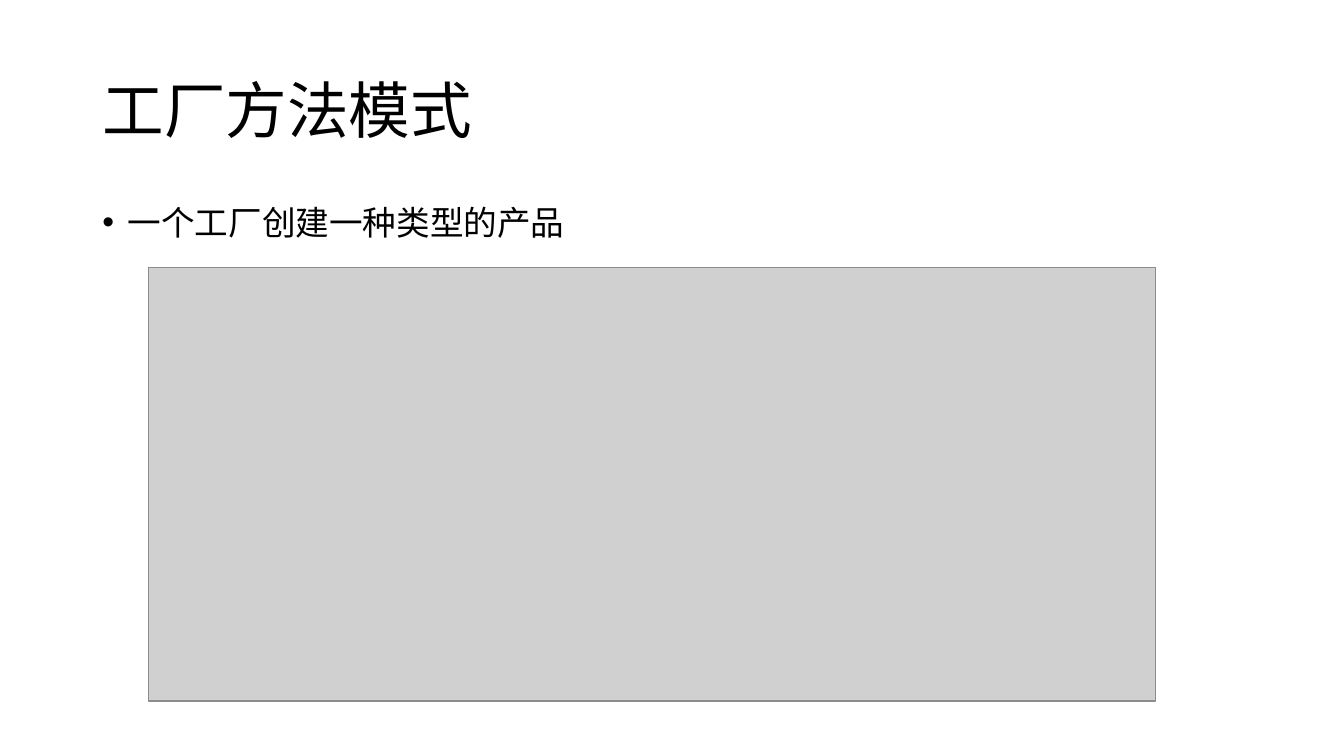
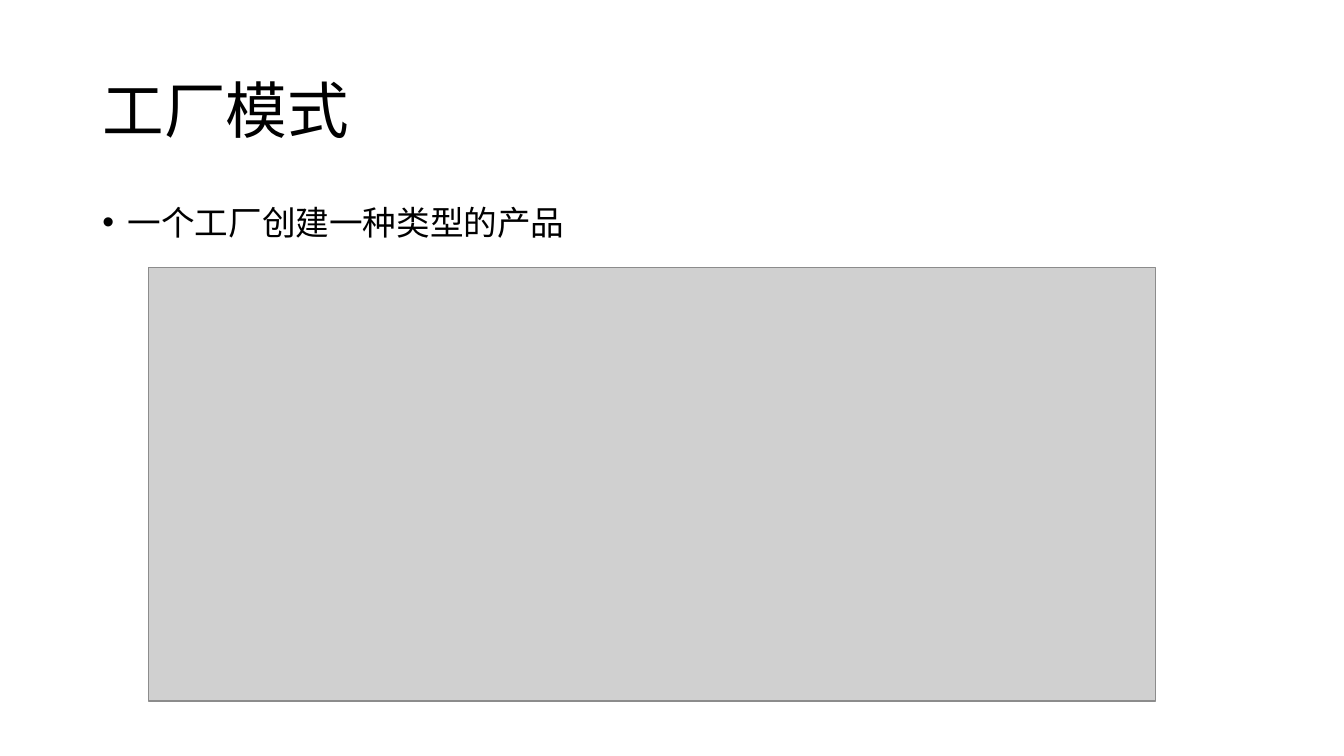
Before and after one commit to liangshanhero/sa, a slide deck: slide 3 of sa/文档/2018 软件体系结构（5）：工厂模式.pptx. Drawn at 1344x756 pixels with LibreOffice and Linux fonts; fonts in the diff are those of the drawing; grey boxes stand for pictures. Boxes give left, top, right and bottom in pixels: in the first picture for what was removed or moved away, otherwise in the second. Text is boxed around its words. In the diff, an @@ line names an element or a change of style, - is before the commit and + after.

```diff
--- a/sa/文档/2018 软件体系结构（5）：工厂模式.pptx
+++ b/sa/文档/2018 软件体系结构（5）：工厂模式.pptx
@@ title at [102, 81, 348, 138]: text changed @@
-工厂方法模式
+工厂模式
```
Also in this commit, not shown: 6 other files.
